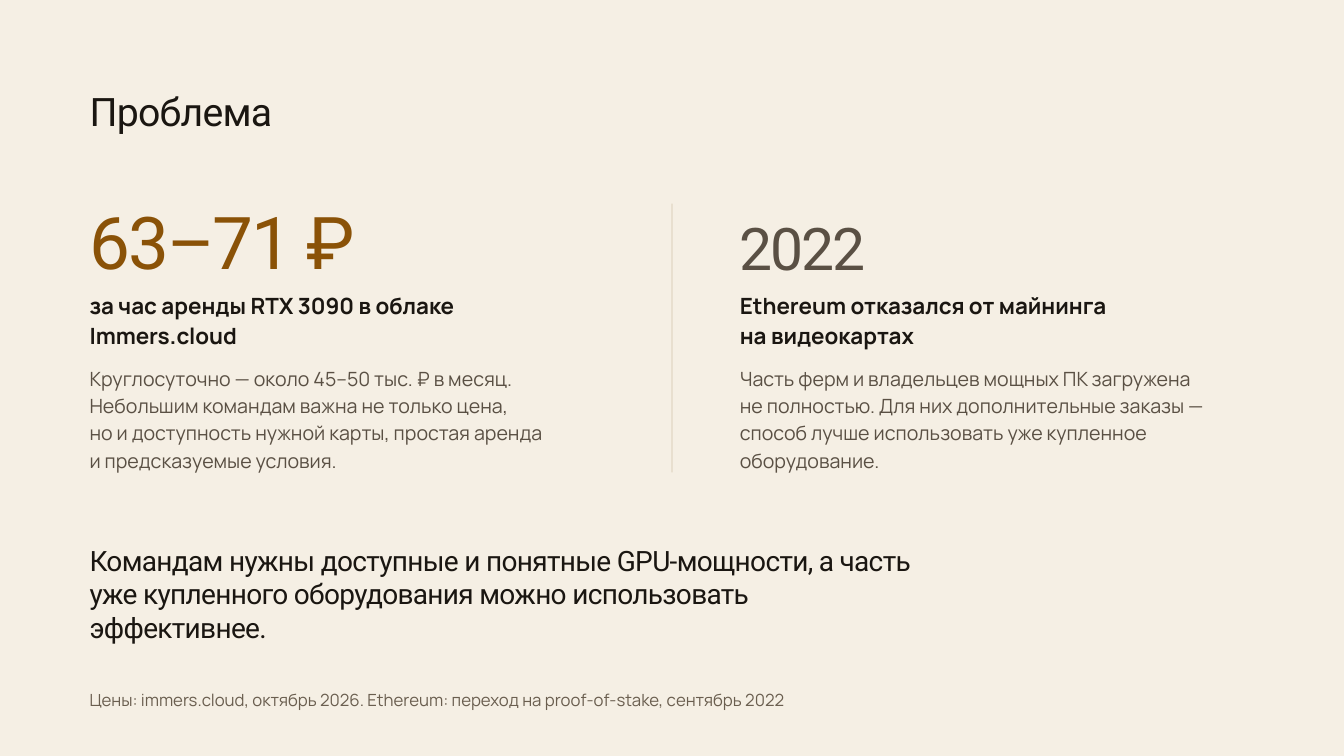
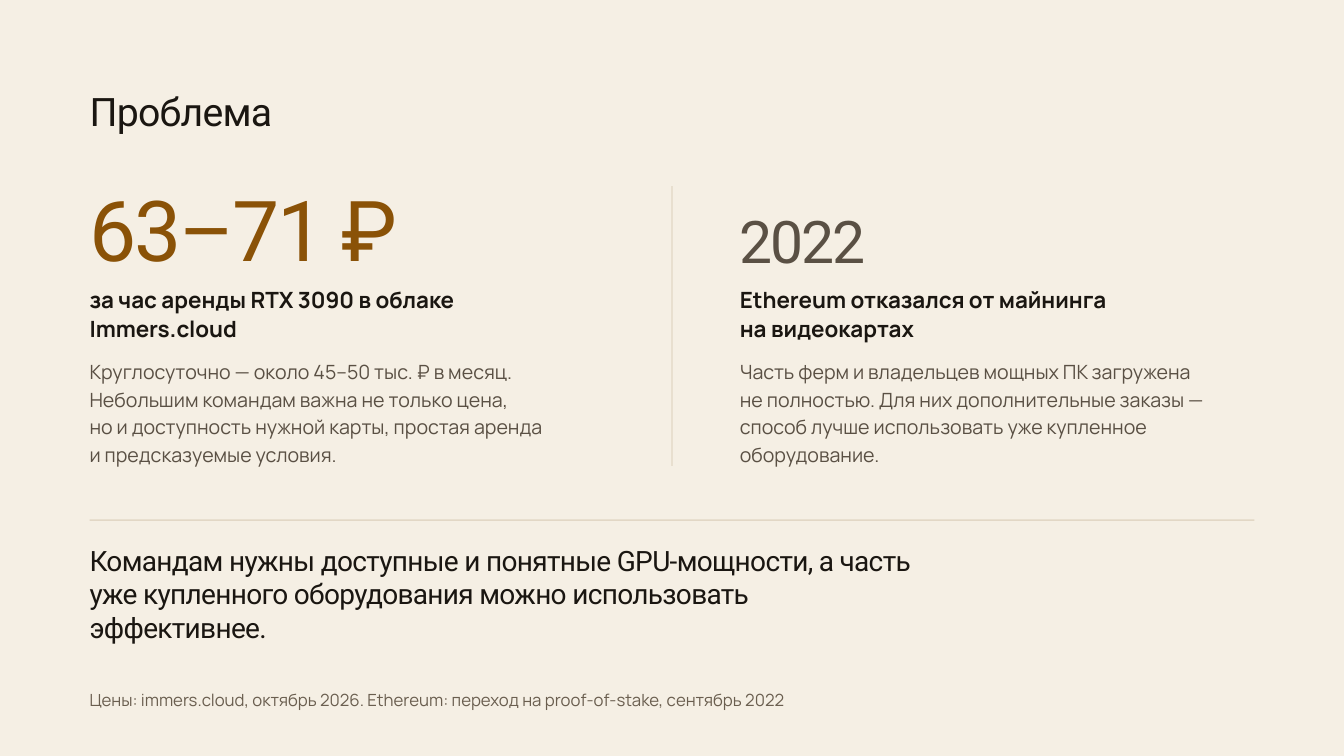
Before and after one commit to fonor11/Main, a slide deck: slide 2 of Улей — презентация для преакселератора ВШМ.pptx. Drawn at 1344x756 pixels with LibreOffice and Linux fonts; fonts in the diff are those of the drawing. Boxes give left, top, right and bottom in pixels: in the first picture for what was removed or moved away, otherwise in the second. Text is boxed around its words. In the diff, an @@ line names an element or a change of style, - is before the commit and + after.

```diff
--- a/Улей — презентация для преакселератора ВШМ.pptx
+++ b/Улей — презентация для преакселератора ВШМ.pptx
@@ text "63–71 ₽" moved from (x1=90, y1=216, x2=293, y2=270) to (x1=90, y1=200, x2=326, y2=262) @@
@@ text "63–71 ₽" at (x1=90, y1=200, x2=326, y2=262): size 52 to 60 pt @@
@@ rectangle resized from (x1=671, y1=204, x2=673, y2=473) to (x1=671, y1=187, x2=673, y2=467) @@
@@ 5 texts moved together from (x1=90, y1=227, x2=1191, y2=473) to (x1=90, y1=220, x2=1191, y2=467) @@
@@ line added from (90, 520) to (1254, 520), #E2D7C5 1 pt @@
```
Also in this commit, not shown: 8 other slides changed, 1 other file.
